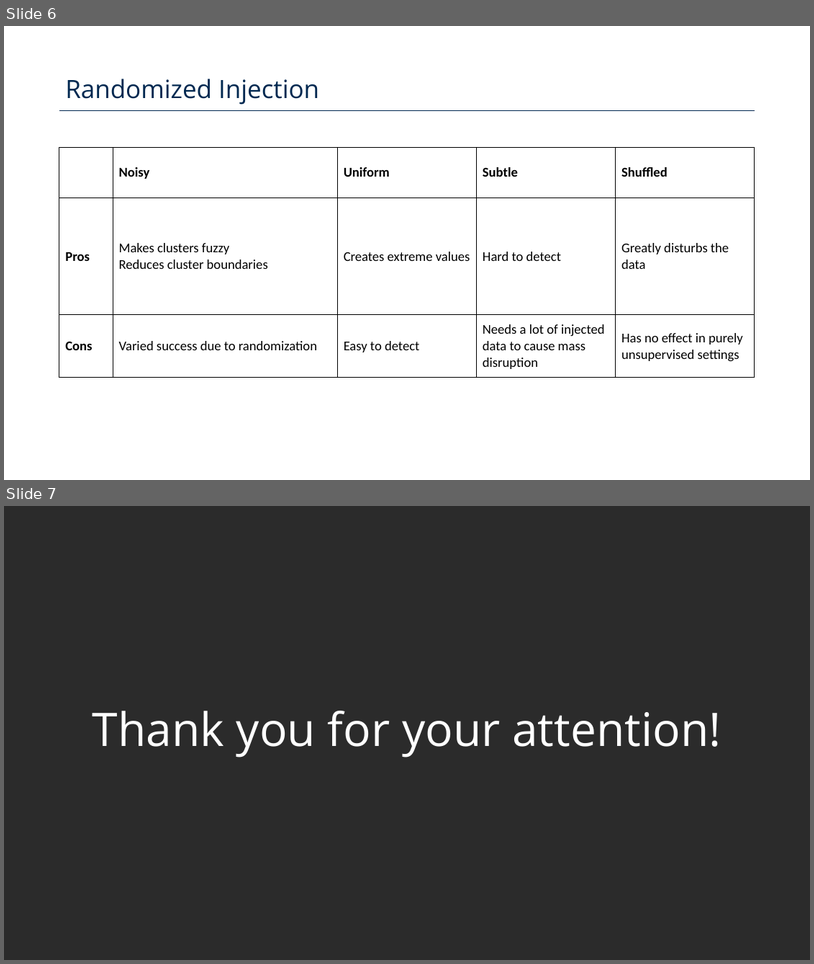
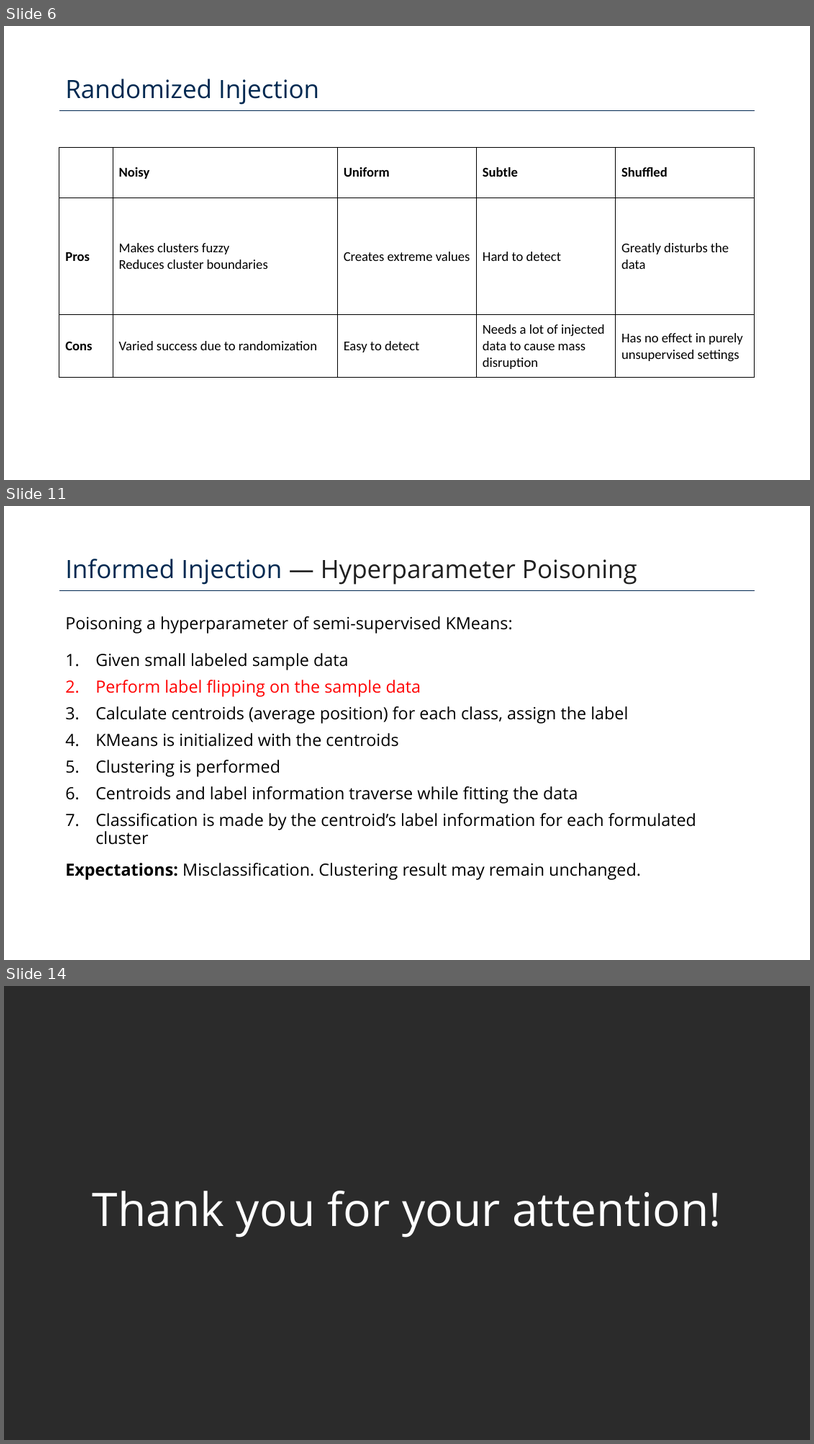
Before and after one commit to Poison-Cluster/poison-cluster, a slide deck: poison_cluster_defense.pptx. Shown one above the other, each under a label of ours: slides 6 and 7 before the commit, slides 6, 11 and 14 after it; the slides between them are not shown. The pictures are 814x964 and 814x1444 pixels, drawn with LibreOffice and Linux fonts; fonts in the diff are those of the drawing; background and template pictures are left out; a plain dark background stands for a picture behind light text. Boxes give left, top, right and bottom in pixels: in the first picture for what was removed or moved away, otherwise in the second. Text is boxed around its words. In the diff, an @@ line names an element or a change of style, - is before the commit and + after.

```diff
--- a/poison_cluster_defense.pptx
+++ b/poison_cluster_defense.pptx
@@ slide 11 added at (4,506,810,960), background #FFFFFF; not listed: 1 template element that a slide beside it also shows @@
@@ text added at (65,559,638,584), 30 pt, text #1F1F1F @@
+Informed Injection — Hyperparameter Poisoning
@@ text added at (65,616,697,880), 20 pt, text #000000 @@
+Poisoning a hyperparameter of semi-supervised KMeans:
+1. Given small labeled sample data
+2. Perform label flipping on the sample data
+3. Calculate centroids (average position) for each class, assign the label
+4. KMeans is initialized with the centroids
+5. Clustering is performed
+6. Centroids and label information traverse while fitting the data
+7. Classification is made by the centroid’s label information for each formulated cluster
+Expectations: Misclassification. Clustering result may remain unchanged.
@@ what was slide 7 is now slide 14 @@
```
Also in this commit, not shown: 2 slides changed, 6 other slides added.
